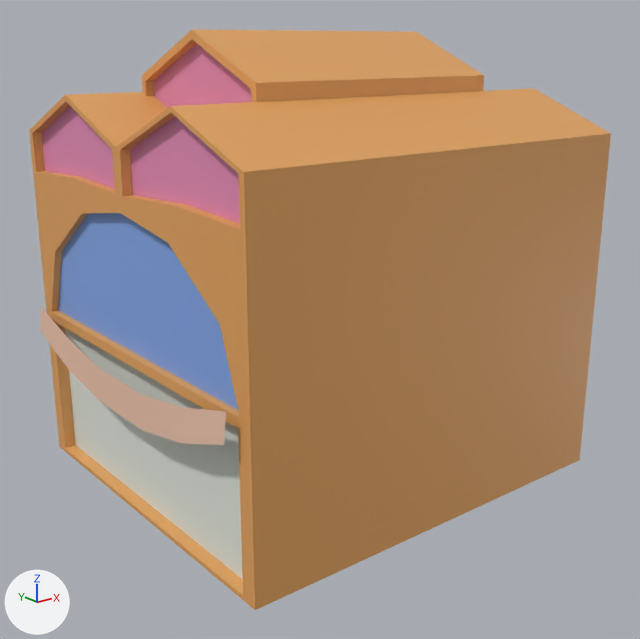
Two versions of the Blender file Assets/_Project/Models/Fia-Models/HeavenPlaza/DualityBar_Heaven.blend, one commit apart.
Before and after are seen from a camera (50 mm lens) standing at (-12.95, -16.38, 10.08) and looking at (-0.24, -0.5, 3.73). The lights are fixed; the arrows at lower left show +X, +Y and +Z.
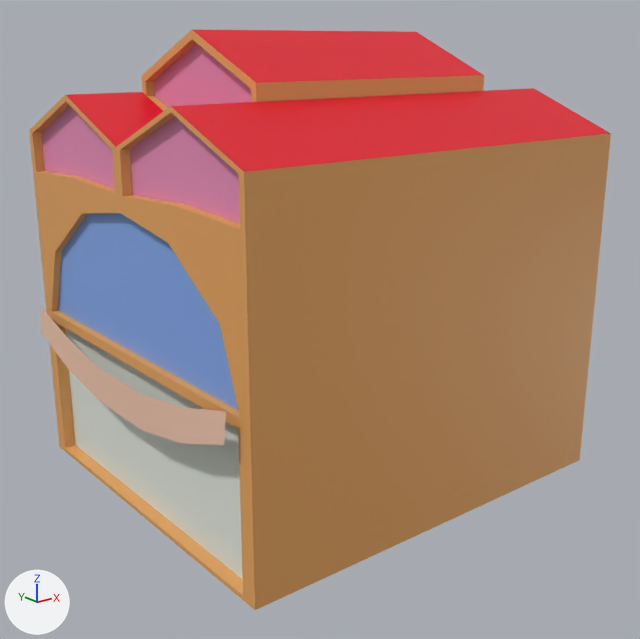
Location of each change, (x1, y1, x2, y2) in pixels of the pictures (640 x 639 px):
```json
{"part": 1, "of": "me_cube", "change": "recoloured", "before": [66, 92, 163, 147], "after": [66, 92, 163, 147], "on screen": "orange to red"}
{"part": 2, "of": "me_cube", "change": "recoloured", "before": [193, 30, 483, 83], "after": [193, 30, 483, 83], "on screen": "orange to red"}
{"part": 3, "of": "me_cube", "change": "recoloured", "before": [171, 88, 610, 172], "after": [171, 88, 610, 172], "on screen": "orange to red"}
```

The change, as JSON lines over the scene's bpy script:
```json
{"op": "add", "block": "mat_roof", "code": ["mat_roof = principled_material('Roof')", "mat_roof.base_color = (0.801, 0.0, 0.0179)  # red #e70024"]}
{"block": "me_cube", "where": "me_cube.from_pydata(...)  # 138 vertices, 136 faces; spans x -5.0..5.0, y -4.5..4.5, z -0.06..10.32"}
{"block": "me_cube", "where": "# used by ob_cube; location = (0.0, 0.0, 0.0)"}
{"block": "me_cube", "change": "me_cube part 1: all 2 faces centred in x -4.09, y -1.12..1.12, z 8.55 switch from mat_walls (orange #e7a660) to mat_roof (red #e70024)"}
{"block": "me_cube", "change": "me_cube part 2: all 2 faces centred in x 0.0, y -1.12..1.12, z 9.84 switch from mat_walls (orange #e7a660) to mat_roof (red #e70024)"}
{"block": "me_cube", "change": "me_cube part 3: the 1 face centred in x 0.0, y -3.38, z 8.55 switches from mat_walls (orange #e7a660) to mat_roof (red #e70024)"}
```
